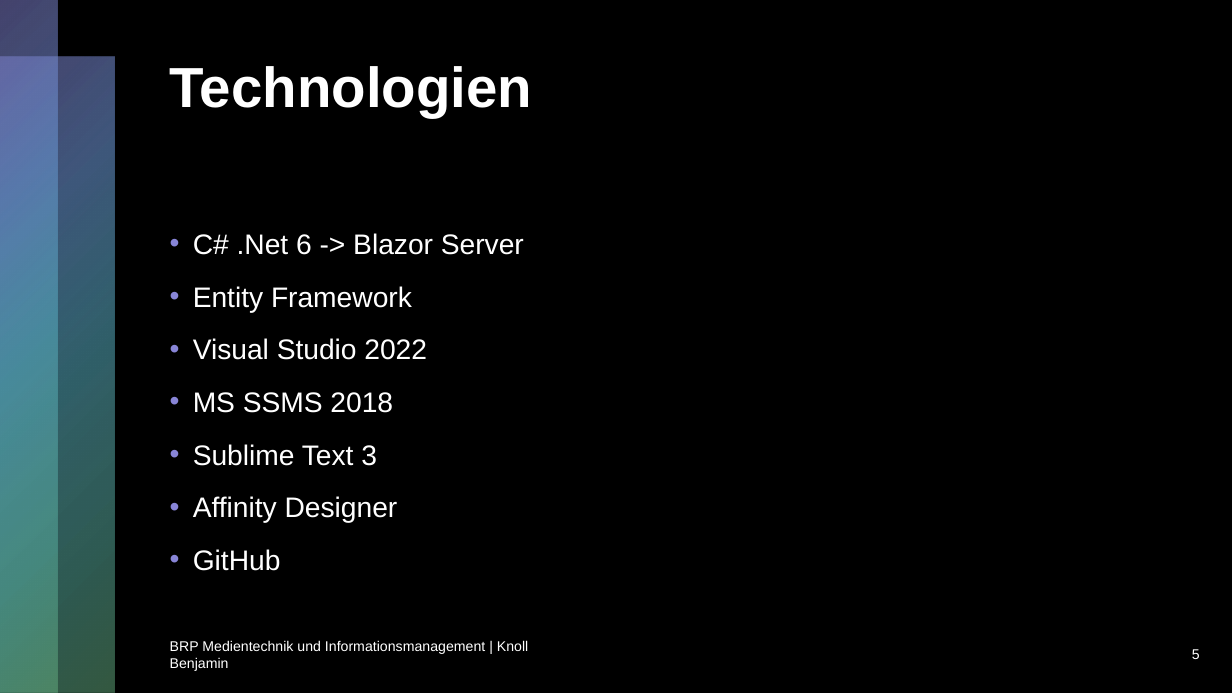
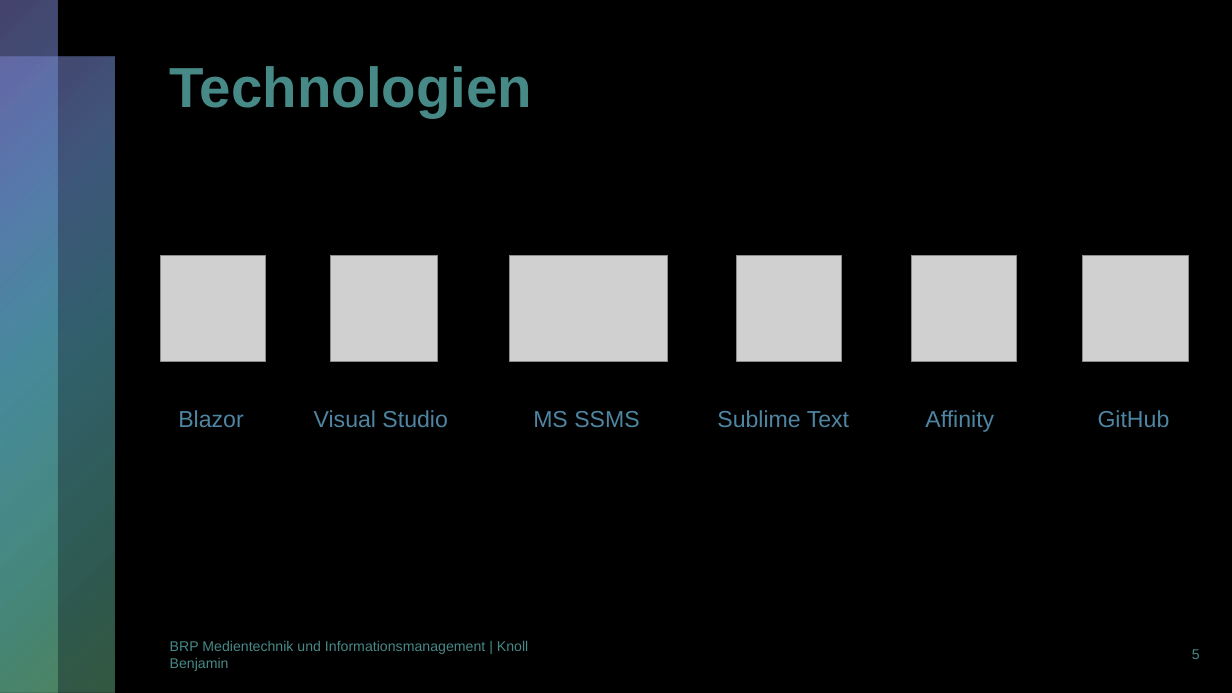
Before and after one commit to Benkster/DevShop, a slide deck: slide 5 of Documentation/DevShop.pptx. Drawn at 1232x693 pixels with LibreOffice and Linux fonts; fonts in the diff are those of the drawing; grey boxes stand for pictures. Boxes give left, top, right and bottom in pixels: in the first picture for what was removed or moved away, otherwise in the second. Text is boxed around its words. In the diff, an @@ line names an element or a change of style, - is before the commit and + after.

Commit message:
Finished presentation

```diff
--- a/Documentation/DevShop.pptx
+++ b/Documentation/DevShop.pptx
@@ text removed at (x1=193, y1=233, x2=524, y2=571) @@
-• C# .Net 6 -> Blazor Server
-• Entity Framework
-• Visual Studio 2022
-• MS SSMS 2018
-• Sublime Text 3
-• Affinity Designer
-• GitHub
@@ picture added at (x1=161, y1=256, x2=266, y2=361) @@
@@ picture added at (x1=331, y1=256, x2=438, y2=361) @@
@@ picture added at (x1=509, y1=256, x2=667, y2=361) @@
@@ picture added at (x1=737, y1=256, x2=842, y2=361) @@
@@ picture added at (x1=911, y1=256, x2=1017, y2=361) @@
@@ picture added at (x1=1083, y1=256, x2=1189, y2=361) @@
@@ text added at (x1=178, y1=410, x2=243, y2=427), 18 pt, text #4E85A2 @@
+Blazor
@@ text added at (x1=314, y1=410, x2=447, y2=427), 18 pt, text #4E85A2 @@
+Visual Studio
@@ text added at (x1=533, y1=411, x2=639, y2=427), 18 pt, text #4E85A2 @@
+MS SSMS
@@ text added at (x1=717, y1=410, x2=849, y2=427), 18 pt, text #4E85A2 @@
+Sublime Text
@@ text added at (x1=925, y1=410, x2=994, y2=432), 18 pt, text #4E85A2 @@
+Affinity
@@ text added at (x1=1098, y1=410, x2=1170, y2=427), 18 pt, text #4E85A2 @@
+GitHub
@@ text colour #FFFFFF to #478987 in 3 elements at (x1=170, y1=66, x2=532, y2=117), (x1=1192, y1=649, x2=1200, y2=659), (x1=170, y1=641, x2=528, y2=671) @@
```
Also in this commit, not shown: 7 other slides changed, 7 other files.
